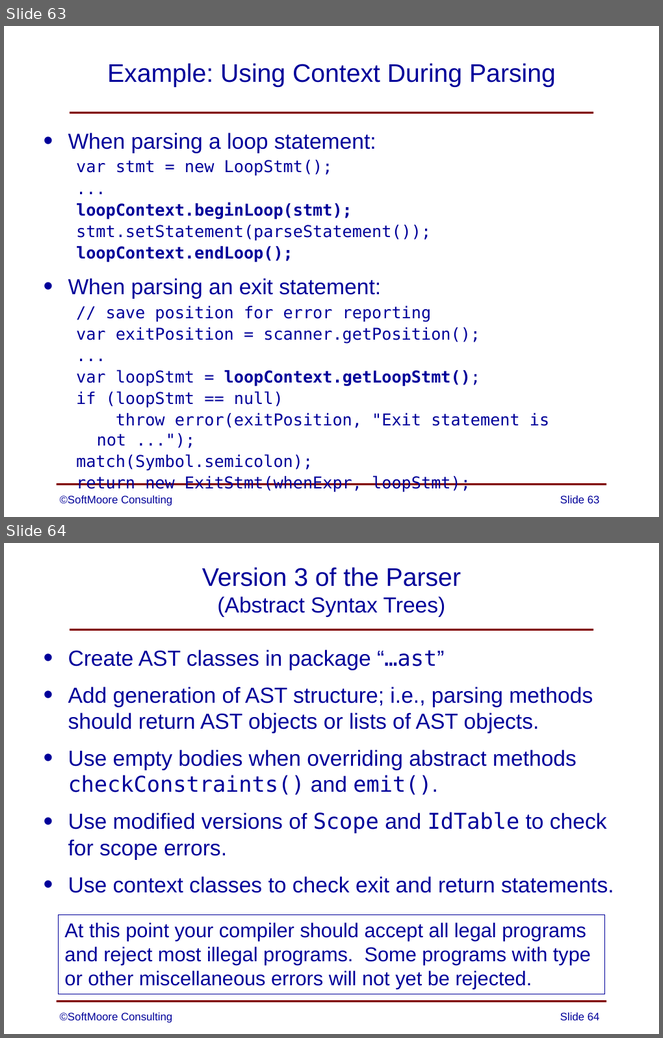
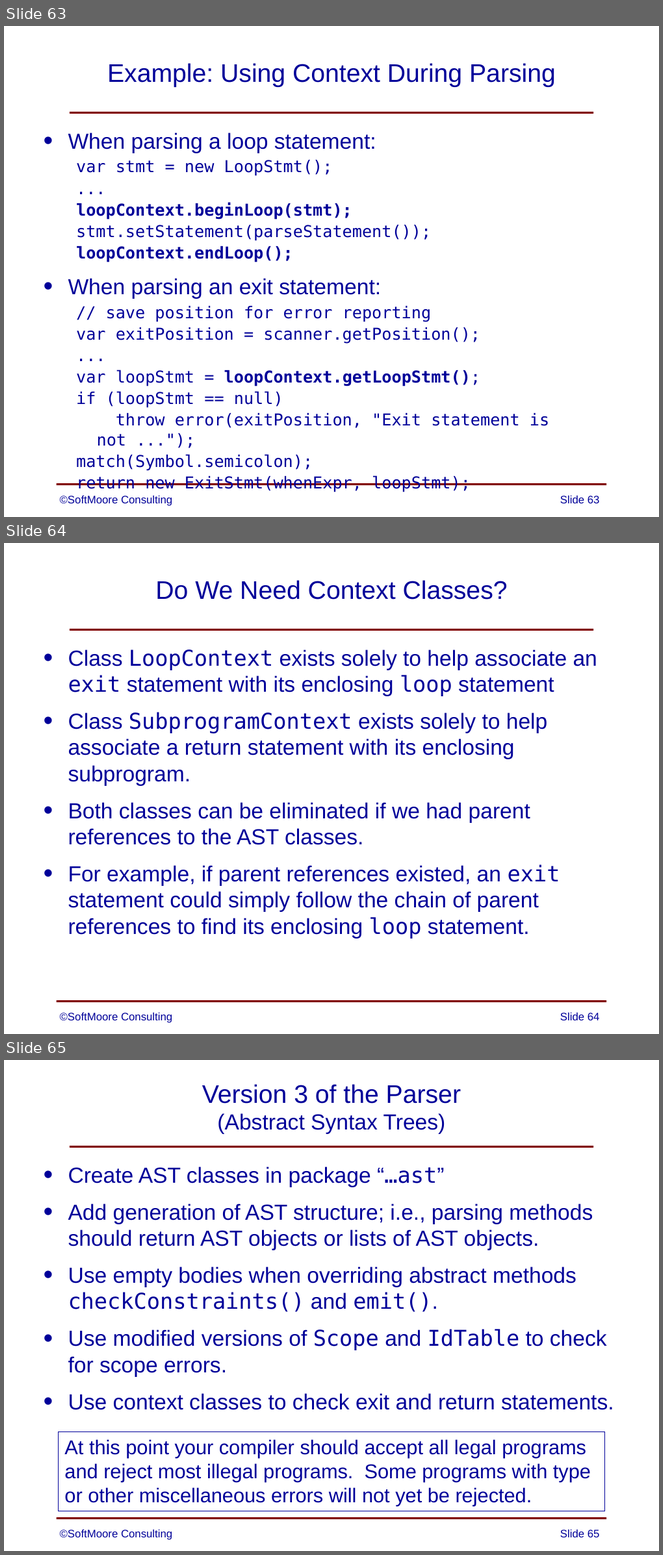
Before and after one commit to SoftMoore/CPRL-Java-3rd, a slide deck: PowerPoints/08 - Abstract Syntax Trees.pptx. Shown one above the other, each under a label of ours: slides 63 and 64 before the commit, slides 63, 64 and 65 after it. The pictures are 663x1038 and 663x1555 pixels, drawn with LibreOffice and Linux fonts; fonts in the diff are those of the drawing. Boxes give left, top, right and bottom in pixels: in the first picture for what was removed or moved away, otherwise in the second. Text is boxed around its words. In the diff, an @@ line names an element or a change of style, - is before the commit and + after.

Commit message:
added a new  PowerPoint slide

```diff
--- a/PowerPoints/08 - Abstract Syntax Trees.pptx
+++ b/PowerPoints/08 - Abstract Syntax Trees.pptx
@@ slide 64 added at [4,543,659,1034], background #FFFFFF; not listed: 2 template elements that a slide beside it also shows @@
@@ title added at [155,580,508,600], 28 pt, text #000099 @@
+Do We Need Context Classes?
@@ text added at [68,650,597,939], 24 pt, text #000099 @@
+• Class LoopContext exists solely to help associate an exit statement with its enclosing loop statement
+• Class SubprogramContext exists solely to help associate a return statement with its enclosing subprogram.
+• Both classes can be eliminated if we had parent references to the AST classes.
+• For example, if parent references existed, an exit statement could simply follow the chain of parent references to find its enclosing loop statement.
@@ text added at [60,1013,172,1023], 12 pt, text #000099 @@
+©SoftMoore Consulting
@@ page number added at [560,1013,600,1021], 12 pt, text #000099 @@
+Slide 64
@@ what was slide 64 is now slide 65 @@
@@ page number at [560,1530,600,1538]: text changed @@
-Slide 64
+Slide 65
```
